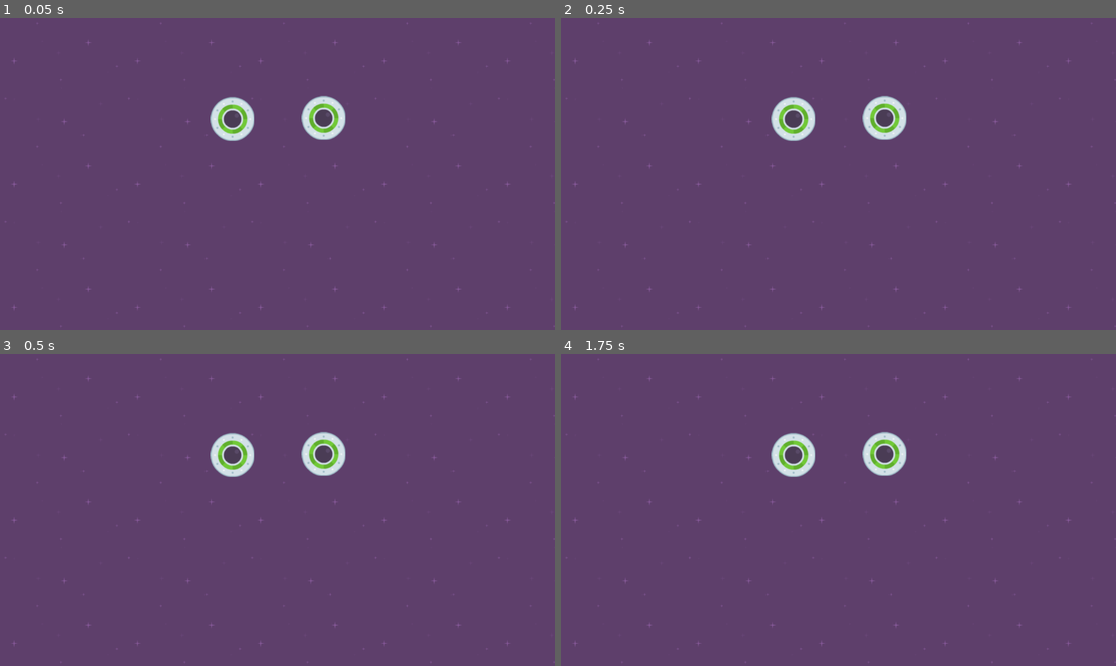
Above: before the commit, frames 1-4 (two rows, left to right).
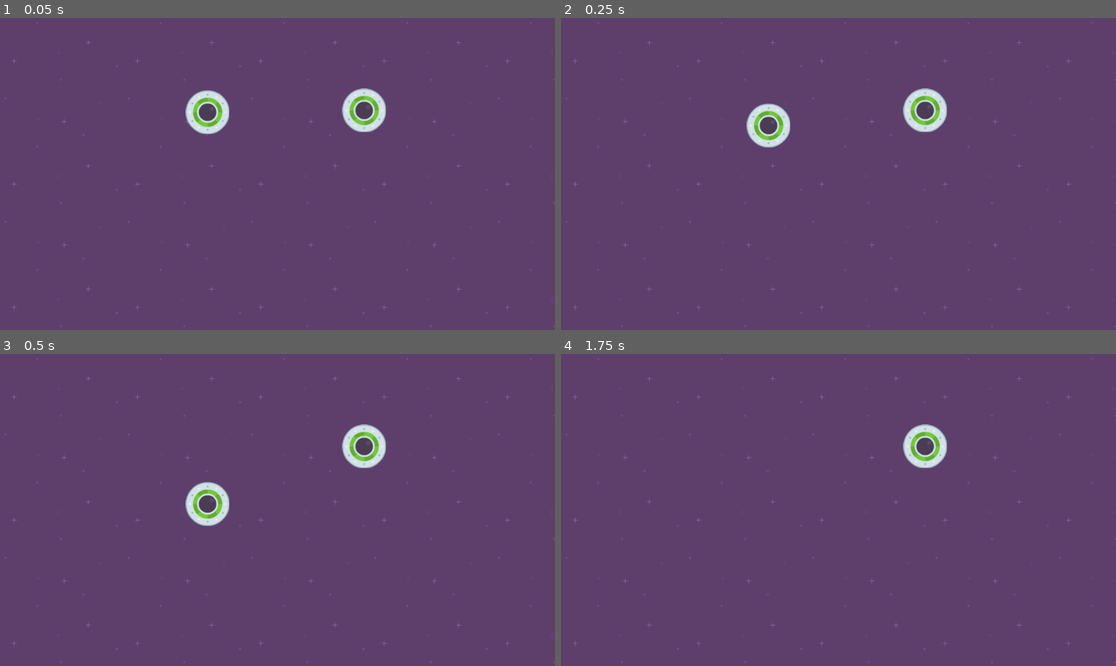
Above: after the commit, the same moments.

Repository: erikrios/speedy-saucer
Game: Godot game, scene res://level_1.tscn
Same seed, same stepped clock (60 frames per second), same inputs: the game is played once before the commit and once after it.
Inputs:
- Up to frame 1 (0.05 s): no input
- Up to frame 2 (0.25 s): no input
- Up to frame 3 (0.5 s): no input
- Up to frame 4 (1.75 s): no input

The runs differ from the first frame. In frame 1, 2.8% of the frame differs, in the area x 33-70%, y 22-40%; in frame 2, 2.8%; in frame 3, 3.1%, in the area x 33-70%, y 22-56%; in frame 4, 2.3%.

Commit message:
Editing instances

Diff:
--- a/level_1.tscn
+++ b/level_1.tscn
@@ -12,7 +12,8 @@
 stretch_mode = 1
 
 [node name="Player" parent="." instance=ExtResource("2_qnyxb")]
-position = Vector2(672, 208)
+position = Vector2(756, 192)
 
 [node name="Player2" parent="." instance=ExtResource("2_qnyxb")]
-position = Vector2(483, 210)
+position = Vector2(431, 195)
+gravity_scale = 1.0
